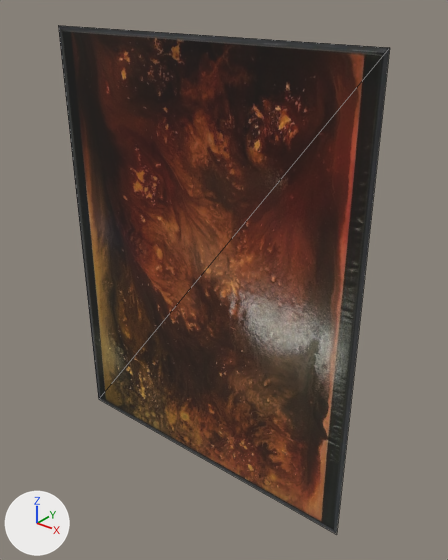
A saved change to the glTF model images/ar/0038.glb.
Rendered twice from a 50 mm lens placed at (0.81, -0.919, 0.592), pointed at (0.045, 0.036, 0.0). Lighting does not change. The marker at lower left points along +X, +Y and +Z. The picture after the commit comes second. Mesh edges are drawn as thin lines.

The older version as bpy lines, for what is in view:
```python
me_mesh_0 = bpy.data.meshes.new('Mesh_0')
me_mesh_0.from_pydata(...)  # 4 vertices, 2 faces; spans x -0.389..0.389, y 0.0, z -0.5..0.5
me_mesh_0.materials.append(mat_material_0)  # picture img_image_0
ob_mesh_0 = bpy.data.objects.new('Mesh_0', me_mesh_0)
ob_mesh_0.location = (0.0, 0.0, 0.0)
```
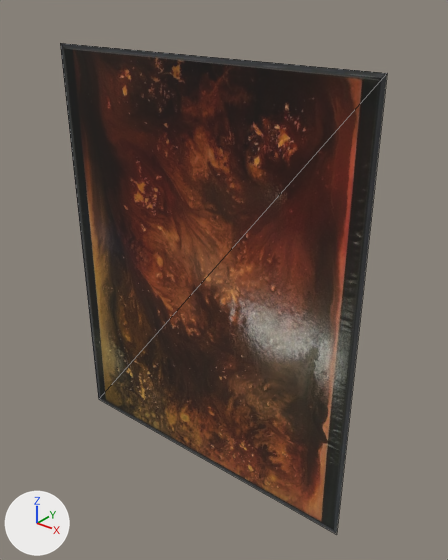
The newer file is also rescaled (x1.038), turned or shifted as a whole; pictures and numbers use the older file's frame.

The change, as a list of edits to the scene's bpy script:
```text
Change me_mesh_0:
    used by ob_mesh_0; location = (0.0, 0.0, 0.0)
    remove me_mesh_0.from_pydata(...)  # 4 vertices, 2 faces; spans x -0.389..0.389, y 0.0, z -0.5..0.5
    add me_mesh_0.from_pydata(...)  # 4 vertices, 2 faces; spans x -0.389..0.389, y 0.0, z -0.5..0.464
    me_mesh_0 part 1
    me_mesh_0.vertices[0].co: (-0.389, 0.0, 0.5) -> (-0.389, 0.0, 0.464)  # pixel (58, 25) -> pixel (60, 43)
    me_mesh_0.vertices[1].co: (0.389, 0.0, 0.5) -> (0.389, 0.0, 0.464)  # pixel (389, 47) -> pixel (387, 73)
```

Pixel boxes (x1, y1, x2, y2) of what changed, in the pictures (448 x 560 px):
'Mesh_0', reshaped: before (58, 25, 390, 534); after (60, 43, 387, 534)
